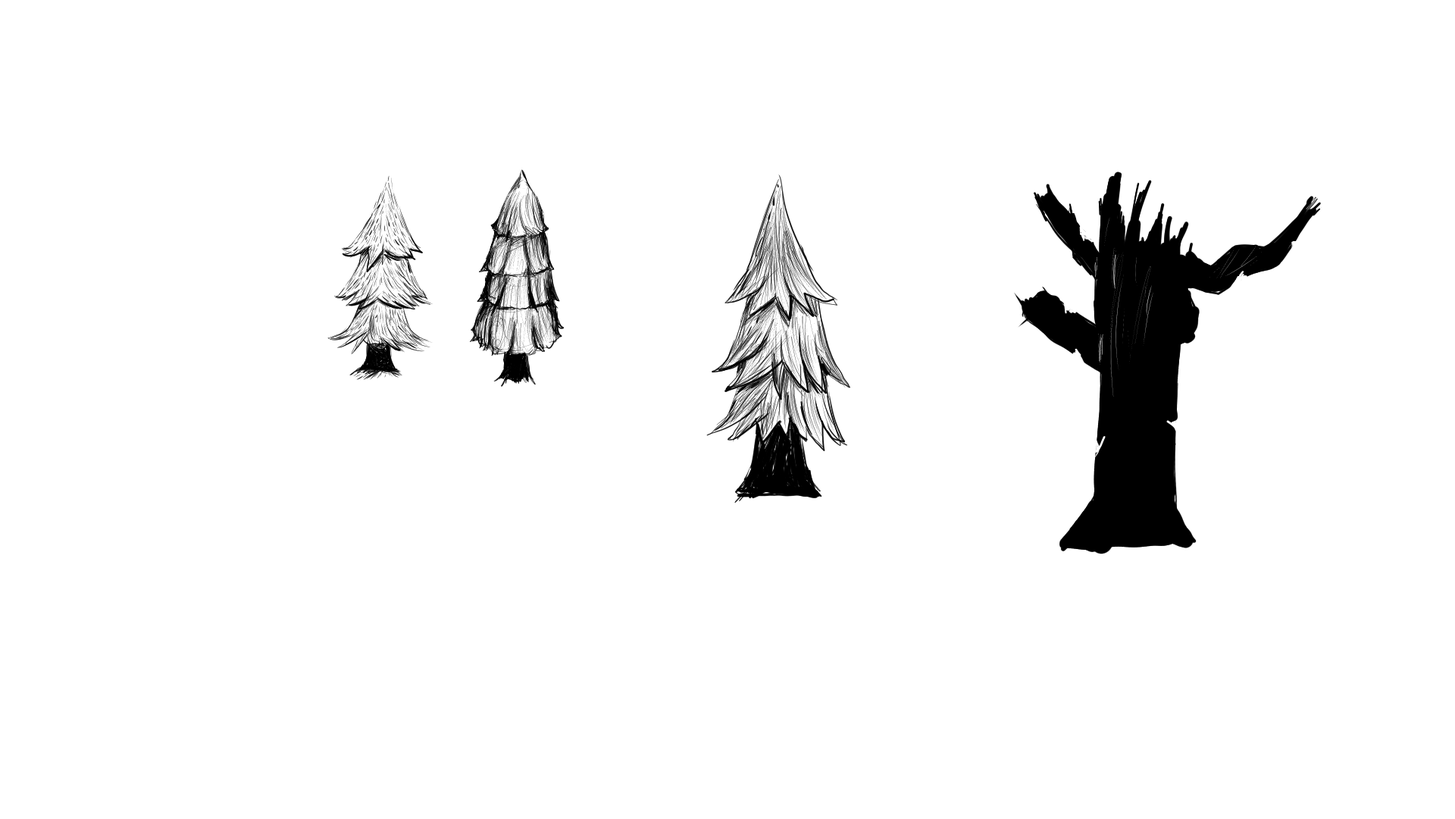
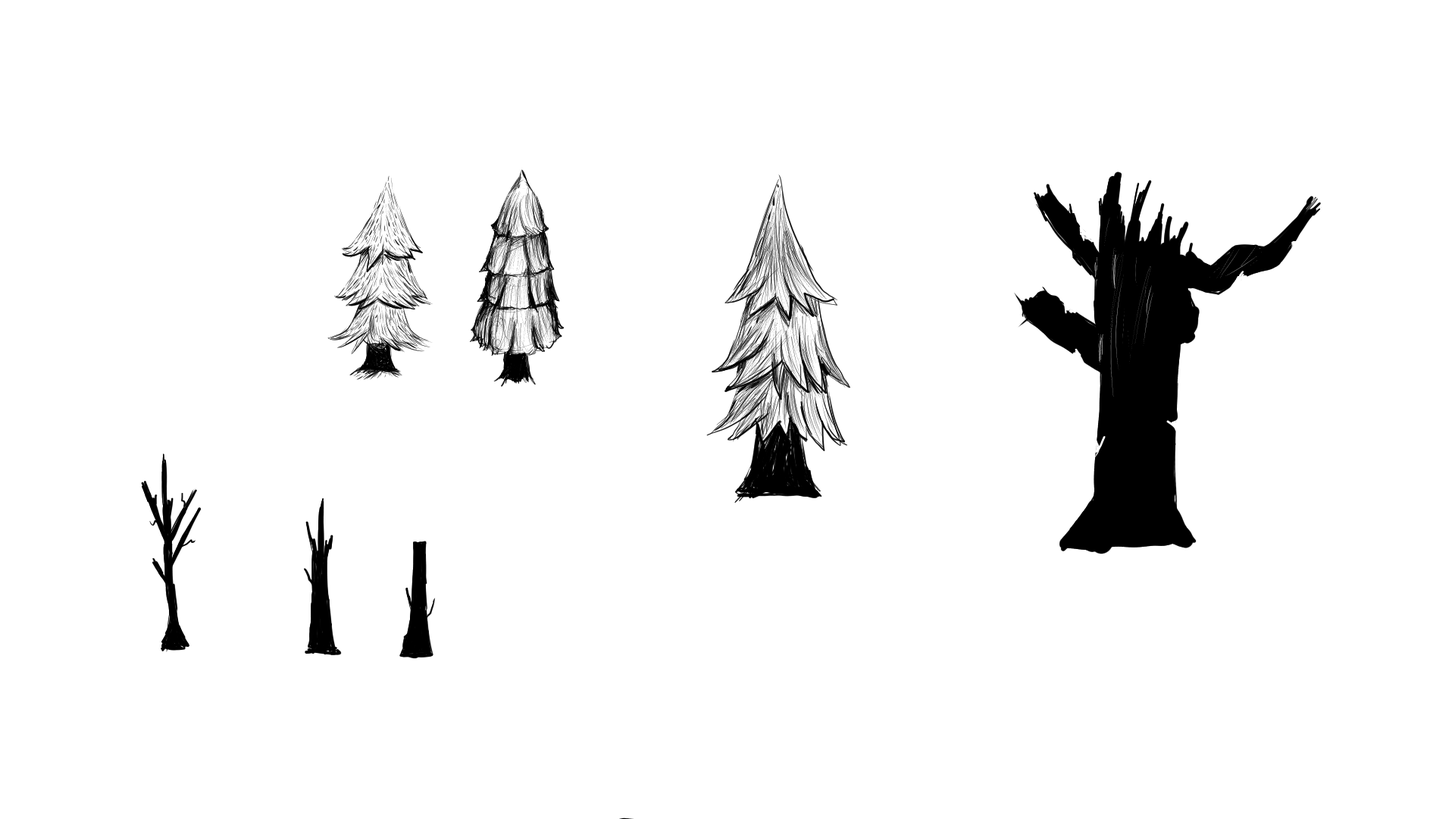
Layers edited between the first and the second 1455 × 819 image:
painted on "Paint Layer 1" over (140, 453, 635, 819)
